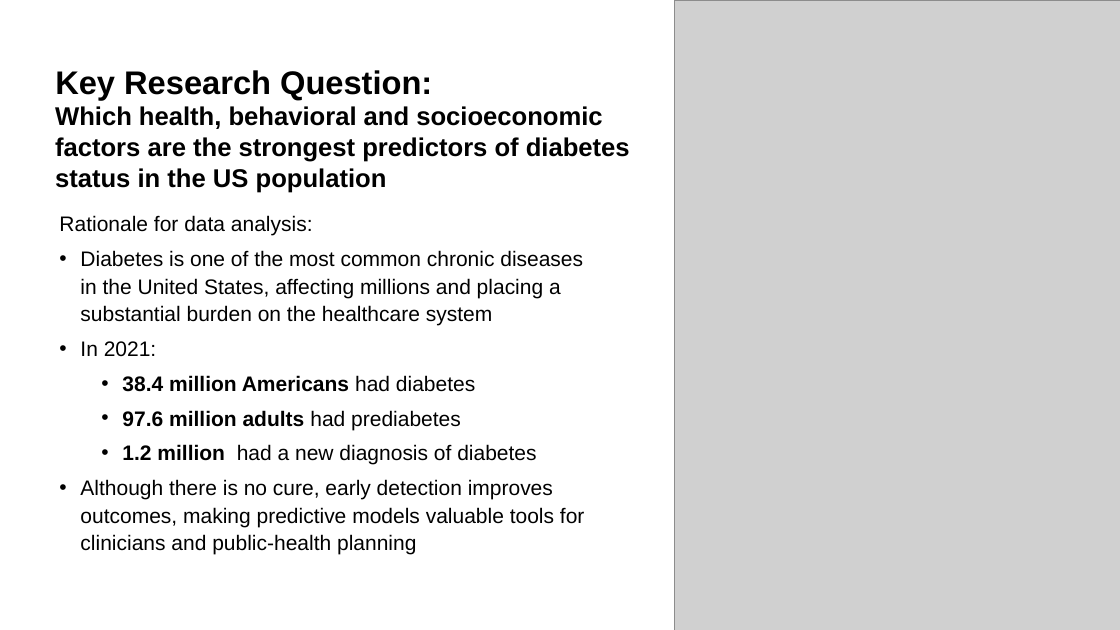
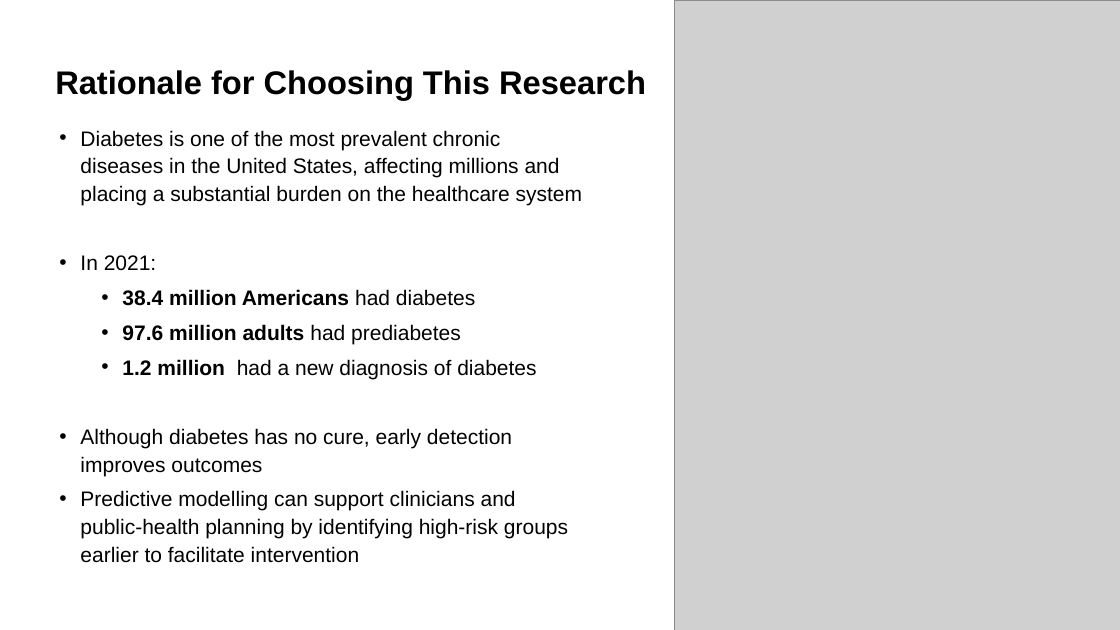
Before and after one commit to teresamcgarry/diabetes, a slide deck: slide 4 of presentation/diabetes_presentation.pptx (slide 3 before the commit). Drawn at 1120x630 pixels with LibreOffice and Linux fonts; fonts in the diff are those of the drawing; grey boxes stand for pictures. Boxes give left, top, right and bottom in pixels: in the first picture for what was removed or moved away, otherwise in the second. Text is boxed around its words. In the diff, an @@ line names an element or a change of style, - is before the commit and + after.

Commit message:
Diabetes Presentation

```diff
--- a/presentation/diabetes_presentation.pptx
+++ b/presentation/diabetes_presentation.pptx
@@ title at bbox=[55, 70, 646, 100]: text changed @@
-Key Research Question:
+Rationale for Choosing This Research
@@ text "Diabetes is one of the ...": place and size @@
-text "Diabetes is one of the ..." at bbox=[59, 215, 584, 555]
+text "Diabetes is one of the ..." at bbox=[80, 130, 582, 563]
@@ text removed at bbox=[55, 106, 630, 193] @@
-Which health, behavioral and socioeconomic factors are the strongest predictors of diabetes status in the US population
@@ text at bbox=[80, 130, 582, 205]: text changed @@
-Rationale for data analysis:
-• Diabetes is one of the most common chronic diseases in the United States, affecting millions and placing a substantial burden on the healthcare system
+• Diabetes is one of the most prevalent chronic diseases in the United States, affecting millions and placing a substantial burden on the healthcare system
@@ text at bbox=[80, 428, 568, 563]: text changed @@
-• Although there is no cure, early detection improves outcomes, making predictive models valuable tools for clinicians and public‑health planning
+• Although diabetes has no cure, early detection improves outcomes
+• Predictive modelling can support clinicians and public‑health planning by identifying high-risk groups earlier to facilitate intervention
```
Also in this commit, not shown: 9 other slides changed, 3 slides added, 2 slides removed.
